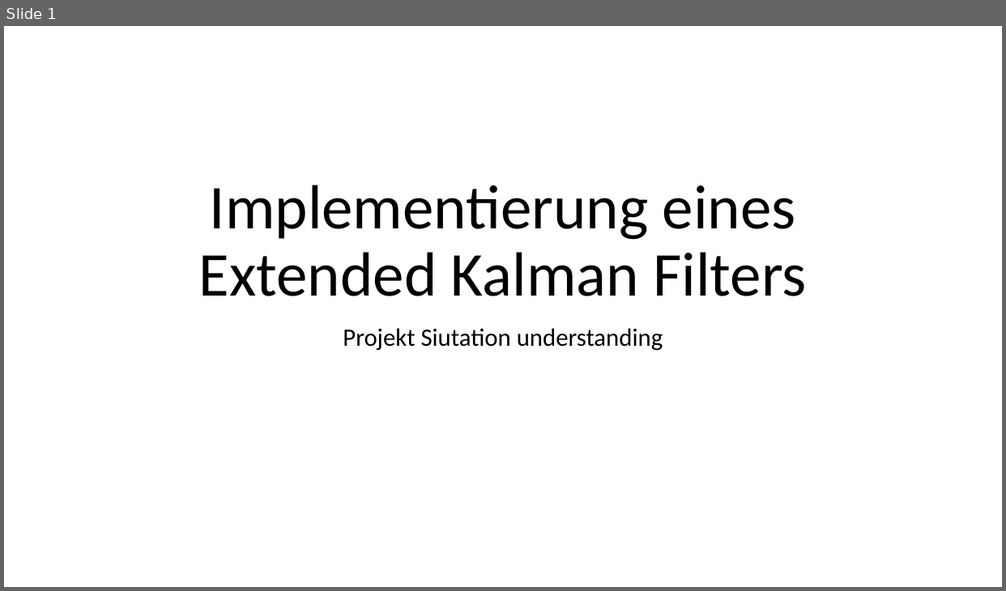
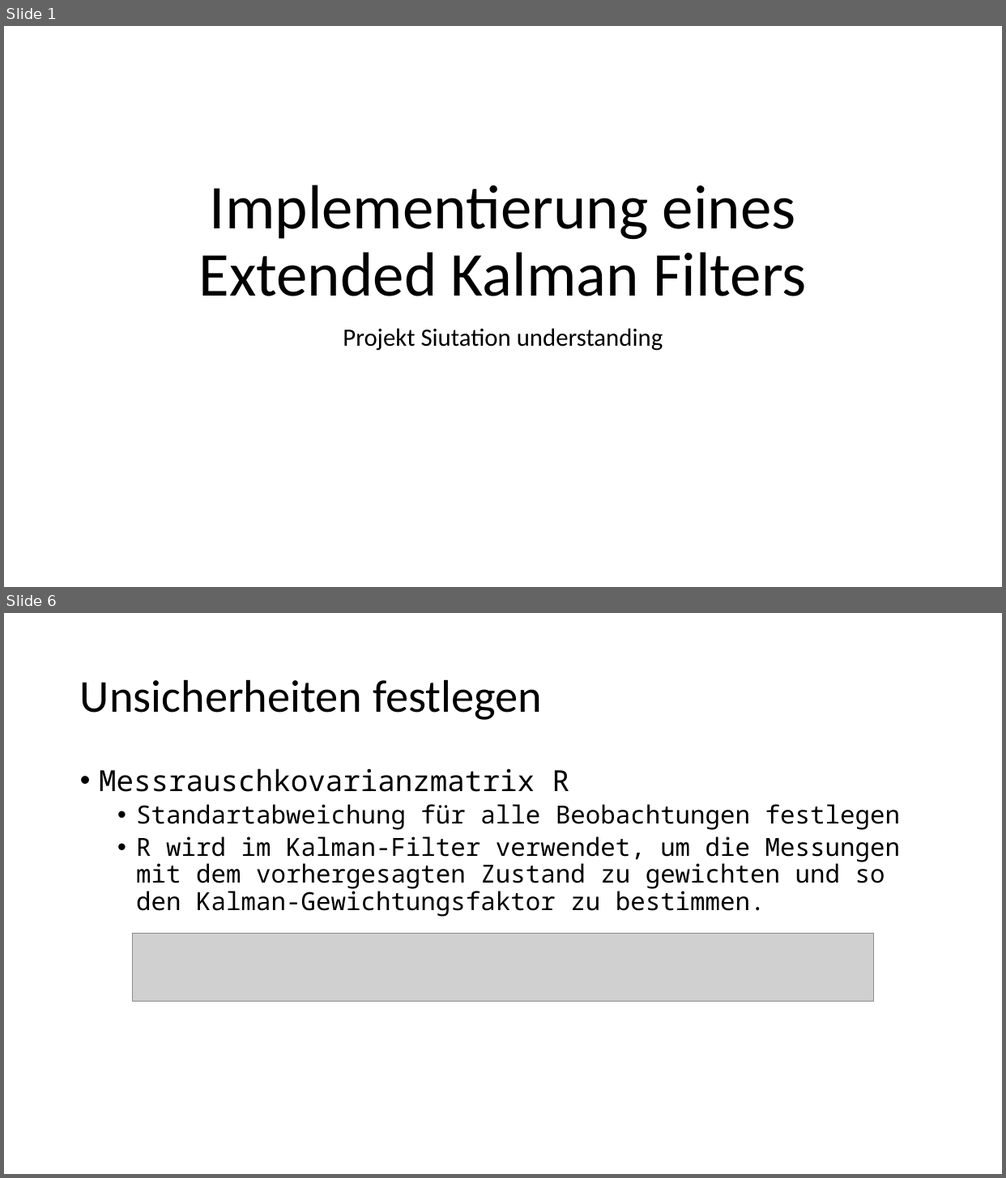
Before and after one commit to MrxPoopybutthole/situation, a slide deck: präsentation.pptx. Shown one above the other, each under a label of ours: slide 1 before the commit, slides 1 and 6 after it; the slides between them are not shown. The pictures are 1006x591 and 1006x1178 pixels, drawn with LibreOffice and Linux fonts; fonts in the diff are those of the drawing; grey boxes stand for pictures. Boxes give left, top, right and bottom in pixels: in the first picture for what was removed or moved away, otherwise in the second. Text is boxed around its words. In the diff, an @@ line names an element or a change of style, - is before the commit and + after.

```diff
--- a/präsentation.pptx
+++ b/präsentation.pptx
@@ slide 6 added at (x1=4, y1=613, x2=1002, y2=1174), background #FFFFFF @@
@@ title added at (x1=80, y1=679, x2=542, y2=720), 44 pt, text #000000 @@
+Unsicherheiten festlegen
@@ text added at (x1=99, y1=769, x2=900, y2=917), 24 pt, text #000000 @@
+• Messrauschkovarianzmatrix R
+  • Standartabweichung für alle Beobachtungen festlegen
+  • R wird im Kalman-Filter verwendet, um die Messungen mit dem vorhergesagten Zustand zu gewichten und so den Kalman-Gewichtungsfaktor zu bestimmen.
@@ picture added at (x1=132, y1=934, x2=874, y2=1003) @@
```
Also in this commit, not shown: 3 slides changed, 7 other slides added, 4 slides removed, 29 other files.
